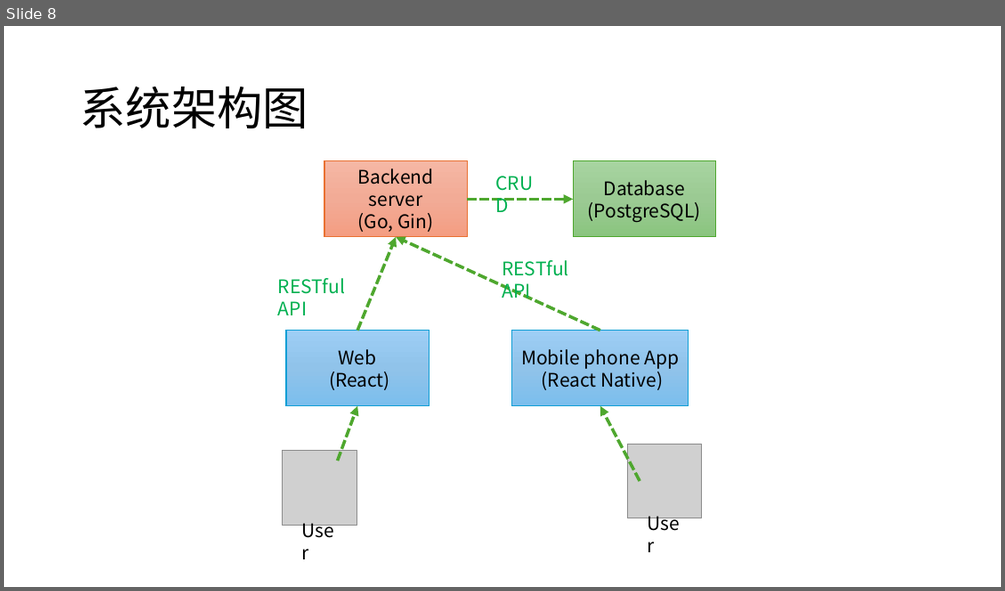
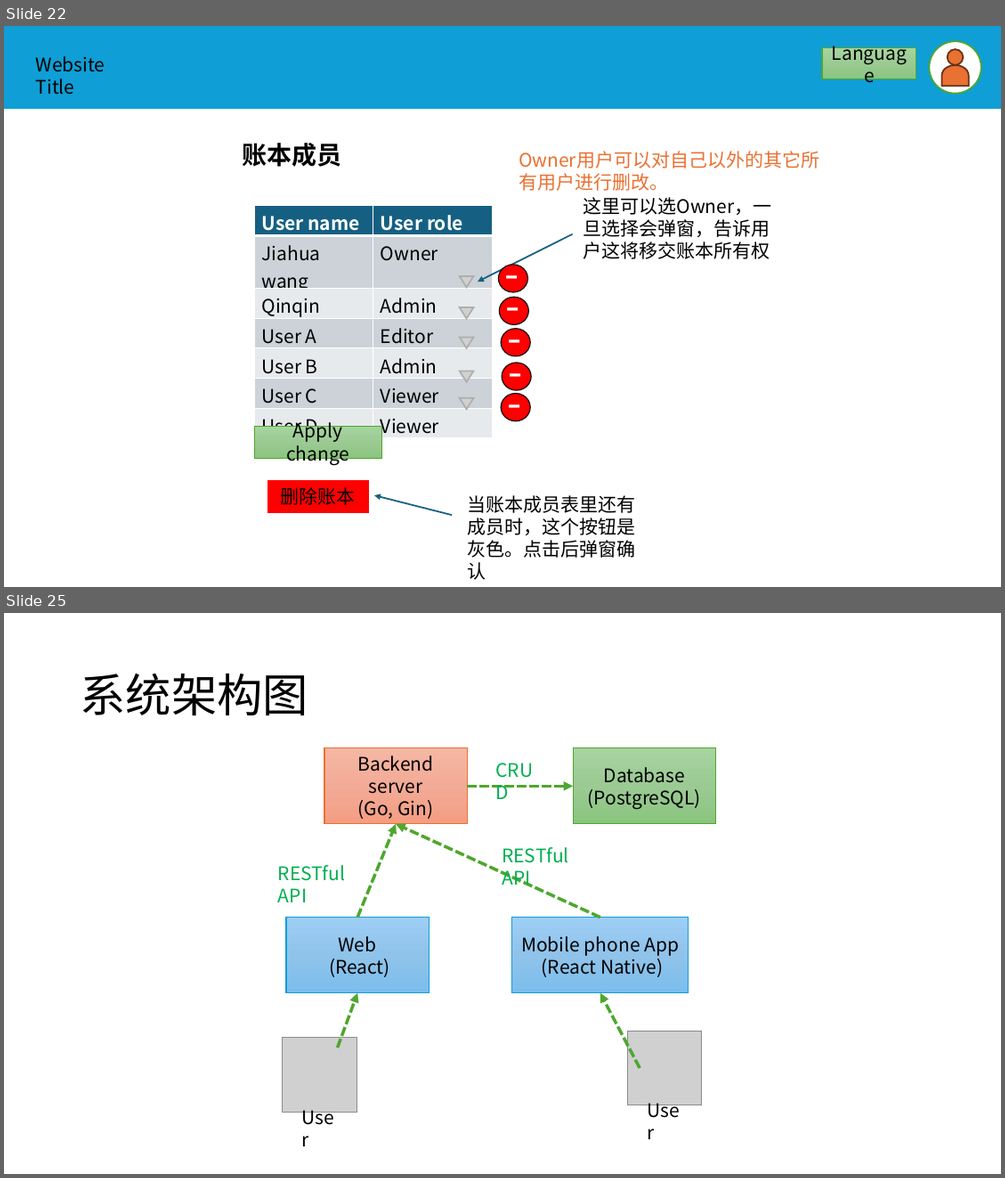
Before and after one commit to w9029/expense_statistics, a slide deck: documents/expenseWebsiteScript.pptx. Shown one above the other, each under a label of ours: slide 8 before the commit, slides 22 and 25 after it; the slides between them are not shown. The pictures are 1005x591 and 1005x1178 pixels, drawn with LibreOffice and Linux fonts; fonts in the diff are those of the drawing; grey boxes stand for pictures. Boxes give left, top, right and bottom in pixels: in the first picture for what was removed or moved away, otherwise in the second. Text is boxed around its words. In the diff, an @@ line names an element or a change of style, - is before the commit and + after.

```diff
--- a/documents/expenseWebsiteScript.pptx
+++ b/documents/expenseWebsiteScript.pptx
@@ slide 22 added at (x1=4, y1=26, x2=1001, y2=587), background #FFFFFF @@
@@ rectangle added at (x1=4, y1=26, x2=1001, y2=109), fill #0F9ED5 @@
@@ rectangle added at (x1=822, y1=48, x2=916, y2=79), fill gradient #A8D5A0 to #9CCA94 to #8AC680, outline #4EA72E 1 pt, 18 pt, text #000000 @@
+Language
@@ ellipse added at (x1=929, y1=42, x2=981, y2=94), fill #FFFFFF, outline #4EA72E 1.5 pt @@
@@ ellipse added at (x1=947, y1=49, x2=963, y2=65), fill #E97132, outline #663216 1.5 pt @@
@@ text added at (x1=36, y1=56, x2=105, y2=95), 18 pt, text #000000 @@
+Website Title
@@ flow chart delay added at (x1=942, y1=65, x2=969, y2=86), fill #E97132, outline #663216 1.5 pt @@
@@ text added at (x1=243, y1=143, x2=342, y2=167), 24 pt, text #000000, bold @@
+账本成员
@@ text added at (x1=518, y1=173, x2=668, y2=191), 18 pt, text #E97132 @@
+Owner用户可以对自己以外的其它所有用户进行删改。
@@ table added at (x1=254, y1=205, x2=493, y2=441), 7 rows, 2 columns @@
+User name | User role
+Jiahua wang | Owner
+Qinqin | Admin
+User A | Editor
+User B | Admin
+User C | Viewer
+User D | Viewer
@@ text added at (x1=582, y1=197, x2=771, y2=259), 18 pt, text #000000 @@
+这里可以选Owner，一旦选择会弹窗，告诉用户这将移交账本所有权
@@ arrow added from (573, 234) to (477, 281), #156082 1.5 pt @@
@@ text added at (x1=497, y1=244, x2=525, y2=301), 40 pt, text #FFFFFF @@
+-
@@ ellipse added at (x1=498, y1=265, x2=527, y2=292), fill #FF0000, outline #0D0D0D 1 pt @@
@@ triangle added at (x1=460, y1=276, x2=474, y2=288), fill #D1D1D1, outline #AEAEAE 1.5 pt @@
@@ text added at (x1=498, y1=276, x2=526, y2=334), 40 pt, text #FFFFFF @@
+-
@@ triangle added at (x1=460, y1=307, x2=474, y2=319), fill #D1D1D1, outline #AEAEAE 1.5 pt @@
@@ ellipse added at (x1=499, y1=297, x2=528, y2=324), fill #FF0000, outline #0D0D0D 1 pt @@
@@ text added at (x1=500, y1=308, x2=527, y2=365), 40 pt, text #FFFFFF @@
+-
@@ triangle added at (x1=460, y1=338, x2=474, y2=348), fill #D1D1D1, outline #AEAEAE 1.5 pt @@
@@ text added at (x1=501, y1=342, x2=528, y2=399), 40 pt, text #FFFFFF @@
+-
@@ ellipse added at (x1=502, y1=328, x2=531, y2=356), fill #FF0000, outline #0D0D0D 1 pt @@
@@ triangle added at (x1=460, y1=370, x2=474, y2=382), fill #D1D1D1, outline #AEAEAE 1.5 pt @@
@@ ellipse added at (x1=502, y1=362, x2=531, y2=390), fill #FF0000, outline #0D0D0D 1 pt @@
@@ triangle added at (x1=460, y1=398, x2=474, y2=409), fill #D1D1D1, outline #AEAEAE 1.5 pt @@
@@ text added at (x1=500, y1=373, x2=527, y2=431), 40 pt, text #FFFFFF @@
+-
@@ ellipse added at (x1=502, y1=394, x2=531, y2=421), fill #FF0000, outline #0D0D0D 1 pt @@
@@ rectangle added at (x1=254, y1=426, x2=381, y2=459), fill gradient #A8D5A0 to #9CCA94 to #8AC680, outline #4EA72E 1 pt, 18 pt, text #000000 @@
+Apply change
@@ rectangle added at (x1=268, y1=480, x2=368, y2=512), fill #FF0000, outline #FF0000 1 pt, 18 pt, text #000000 @@
+删除账本
@@ arrow added from (452, 515) to (374, 495), #156082 1.5 pt @@
@@ text added at (x1=467, y1=495, x2=635, y2=580), 18 pt, text #000000 @@
+当账本成员表里还有成员时，这个按钮是灰色。点击后弹窗确认
@@ what was slide 8 is now slide 25 @@
```
Also in this commit, not shown: 3 slides changed, 19 other slides added, 3 slides removed, 21 other files.
